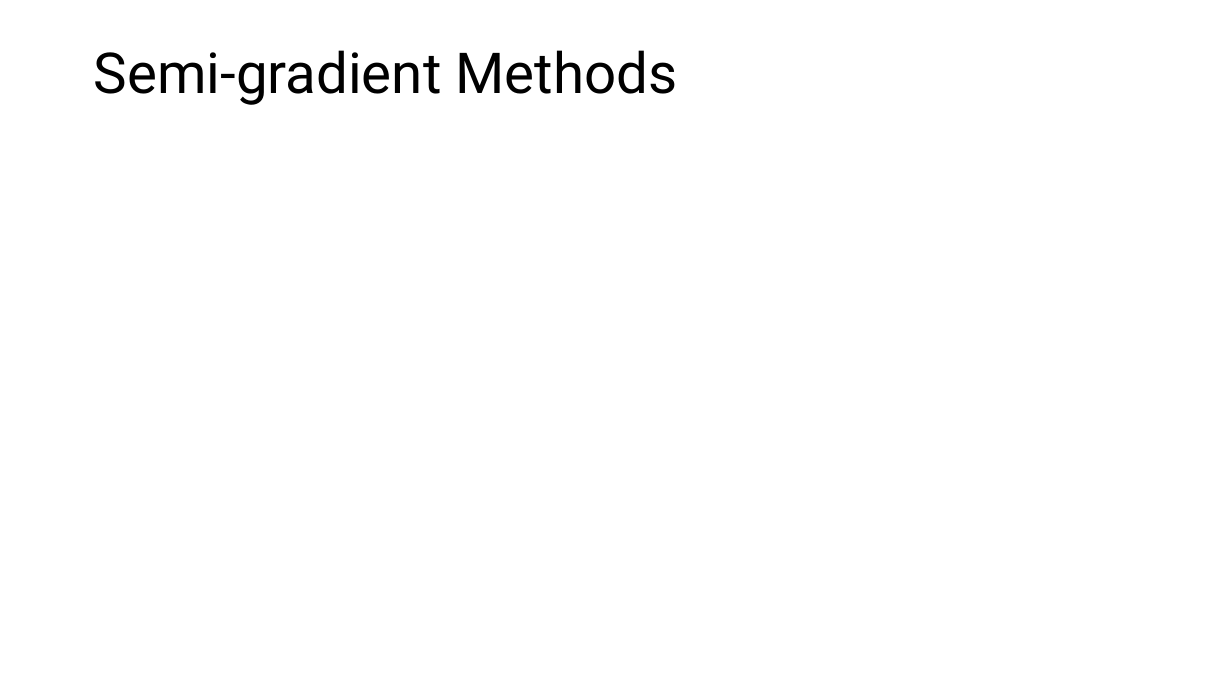
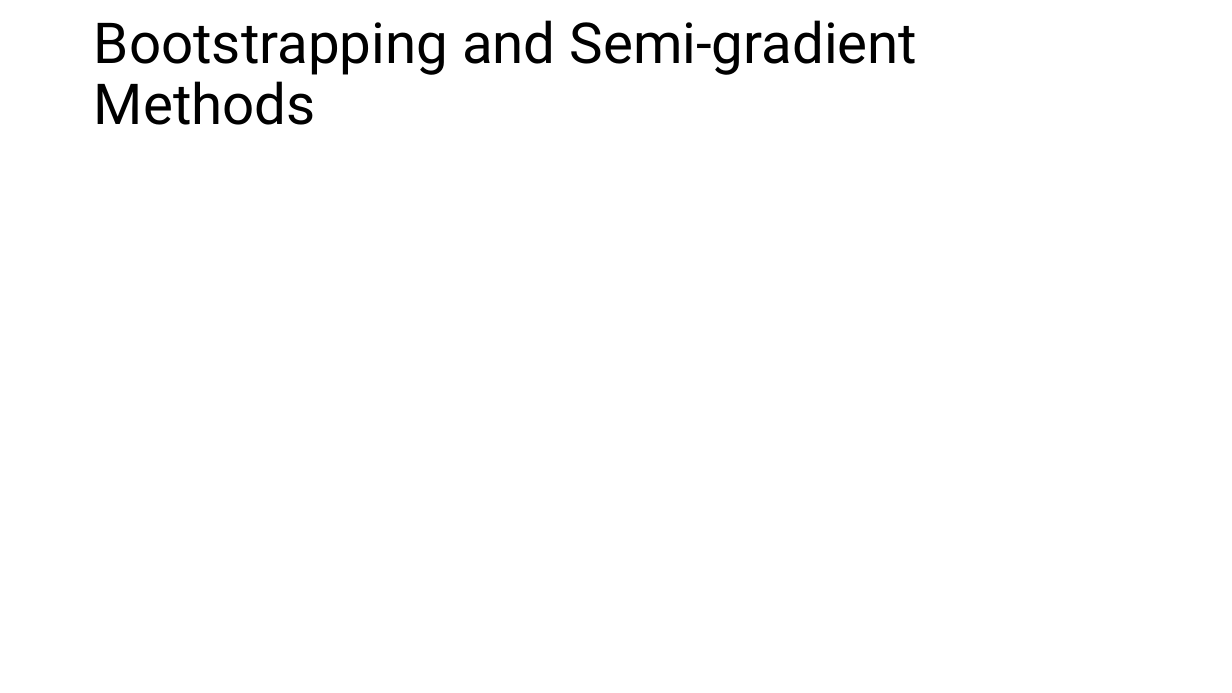
Before and after one commit to mhahsler/Introduction_to_Reinforcement_Learning, a slide deck: slide 15 of slides/Lecture_Chapter09.pptx. Drawn at 1232x693 pixels with LibreOffice and Linux fonts; fonts in the diff are those of the drawing; grey boxes stand for pictures. Boxes give left, top, right and bottom in pixels: in the first picture for what was removed or moved away, otherwise in the second. Text is boxed around its words. In the diff, an @@ line names an element or a change of style, - is before the commit and + after.

```diff
--- a/slides/Lecture_Chapter09.pptx
+++ b/slides/Lecture_Chapter09.pptx
@@ title at bbox=[94, 20, 918, 125]: text changed @@
-Semi-gradient Methods
+Bootstrapping and Semi-gradient Methods
```
Also in this commit, not shown: 14 other slides changed, 4 slides added, 3 slides removed, 5 other files.
